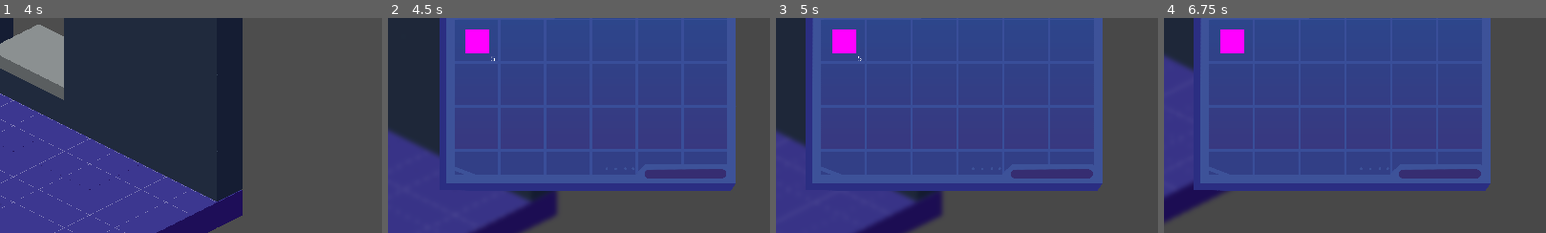
Above: before the commit, frames 1-4 (left to right).
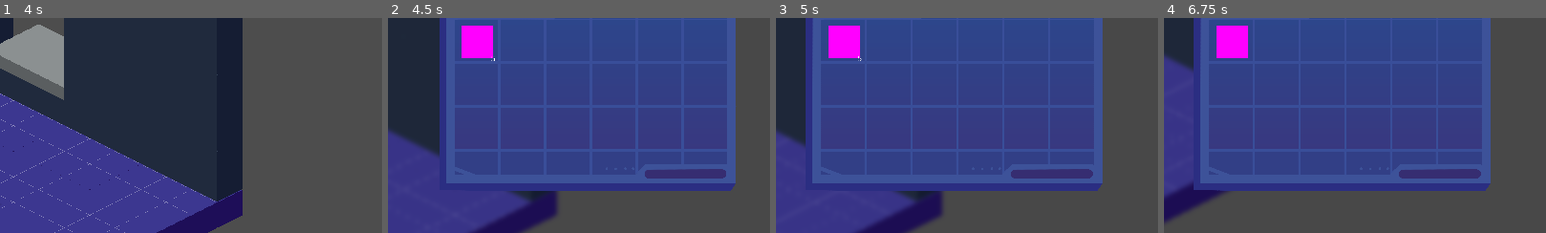
Above: after the commit, the same moments.

Repository: kaelynfmp/HearthLight
Game: Godot game, scene res://scenes/room.tscn
Two runs of this game, one before a commit and one after it. Both use one fixed random seed, a clock stepped at 60 frames per second and the inputs below.
Inputs (mouse positions are % of the whole screen's width and height, from its top left):
- Up to frame 1 (4 s): tap Enter (ui_accept) at 0.5, 1.25, 2, 3.5, 3.77 s; drag from (10, 2) to (60, 28) at 0.52 s; drag from (64, 34) to (45, 70) at 1.27 s; move the mouse to (60, 28) at 2.02 s; hold D (move_right) 2.03-2.75 s; hold Shift (modifier) 2.03-2.75 s; drag from (45, 70) to (20, 35) at 2.77 s; move the mouse to (80, 65) at 3.52 s; hold A (move_left) from 3.53 s (still down); hold Shift (modifier) from 3.53 s (still down)
- Up to frame 2 (4.5 s): tap E (inventory) at 4.15 s; release A (move_left) at 4.25 s; release Shift (modifier) at 4.25 s; drag from (20, 35) to (35, 25) at 4.27 s
- Up to frame 3 (5 s): no input
- Up to frame 4 (6.75 s): move the mouse to (59, 40) at 5.02 s; hold S (move_down) 5.03-5.75 s; hold Shift (modifier) 5.03-5.75 s; click (59, 40) at 5.17 s; drag from (65, 40) to (30, 55) at 5.77 s; tap Enter (ui_accept) at 6.5 s; drag from (71, 40) to (60, 28) at 6.52 s
The pictures show only the part of the screen within x 50-100%, y 34-84%; the shares and areas given below are measured in that part.

Frame 1 is identical in both runs. In frame 2, 0.6% of the frame differs, in the area x 19-28%, y 3-19%; in frame 3, 0.5%; in frame 4, 0.6%.

Commit message:
fix: slot sizes bugfix

Diff:
--- a/scenes/gadget_ui.tscn
+++ b/scenes/gadget_ui.tscn
@@ -70,10 +70,10 @@
 size_flags_horizontal = 3
 mouse_filter = 2
 
-[node name="CreatesContorl" type="Control" parent="Background/Contained" index="1"]
+[node name="CreatesControl" type="Control" parent="Background/Contained" index="1"]
 layout_mode = 2
 
-[node name="Creates" type="TextureRect" parent="Background/Contained/CreatesContorl" index="0"]
+[node name="Creates" type="TextureRect" parent="Background/Contained/CreatesControl" index="0"]
 texture_filter = 1
 layout_mode = 1
 anchors_preset = 8
@@ -91,7 +91,7 @@
 texture = ExtResource("2_1u2kl")
 stretch_mode = 3
 
-[node name="CreatesProgress" type="TextureRect" parent="Background/Contained/CreatesContorl" index="1"]
+[node name="CreatesProgress" type="TextureRect" parent="Background/Contained/CreatesControl" index="1"]
 visible = false
 texture_filter = 1
 material = SubResource("ShaderMaterial_fdo77")
--- a/scenes/gadgets/gadget.tscn
+++ b/scenes/gadgets/gadget.tscn
@@ -13,7 +13,8 @@
 polygon = PackedVector2Array(150.727, 16.1036, 50.9091, -54.8781, -130.727, 48.0454, -29.2727, 122.576)
 
 [node name="Sprite" type="Sprite2D" parent="."]
-offset = Vector2(0, -32)
+scale = Vector2(0.25, 0.25)
+offset = Vector2(0, -128)
 
 [node name="Timer" type="Timer" parent="."]
 process_callback = 0
--- a/scenes/inventory/output_slot.tscn
+++ b/scenes/inventory/output_slot.tscn
@@ -3,7 +3,7 @@
 [ext_resource type="PackedScene" uid="uid://c5605c3ehaw25" path="res://scenes/inventory/slot.tscn" id="1_s7flm"]
 [ext_resource type="Texture2D" uid="uid://mbmhxks1ea5v" path="res://resources/sprites/outputslot.png" id="2_wfht7"]
 
-[node name="Slot" instance=ExtResource("1_s7flm")]
+[node name="OutputSlot" instance=ExtResource("1_s7flm")]
 
 [node name="OutputBG" type="TextureRect" parent="." index="1"]
 texture_filter = 1
--- a/scenes/inventory/slot.tscn
+++ b/scenes/inventory/slot.tscn
@@ -1,8 +1,12 @@
-[gd_scene load_steps=3 format=3 uid="uid://c5605c3ehaw25"]
+[gd_scene load_steps=5 format=3 uid="uid://c5605c3ehaw25"]
 
 [ext_resource type="Script" path="res://scripts/gui/inventory/slot.gd" id="1_n8mqj"]
 
 [sub_resource type="StyleBoxEmpty" id="StyleBoxEmpty_do0su"]
+
+[sub_resource type="StyleBoxEmpty" id="StyleBoxEmpty_na6x3"]
+
+[sub_resource type="StyleBoxEmpty" id="StyleBoxEmpty_ayq3h"]
 
 [node name="Slot" type="PanelContainer"]
 theme_override_styles/panel = SubResource("StyleBoxEmpty_do0su")
@@ -14,12 +18,14 @@
 layout_mode = 2
 mouse_filter = 2
 
-[node name="ItemContainer" type="CenterContainer" parent="SlotPanel"]
+[node name="ItemContainer" type="PanelContainer" parent="SlotPanel"]
 custom_minimum_size = Vector2(200, 200)
 layout_mode = 1
-anchors_preset = 15
-anchor_right = 1.0
-anchor_bottom = 1.0
+anchors_preset = 8
+anchor_left = 0.5
+anchor_top = 0.5
+anchor_right = 0.5
+anchor_bottom = 0.5
 offset_left = -100.0
 offset_top = -100.0
 offset_right = 100.0
@@ -27,18 +33,25 @@
 grow_horizontal = 2
 grow_vertical = 2
 mouse_filter = 2
+theme_override_styles/panel = SubResource("StyleBoxEmpty_na6x3")
 
 [node name="ItemPanel" type="Panel" parent="SlotPanel/ItemContainer"]
 layout_mode = 2
 mouse_filter = 2
+theme_override_styles/panel = SubResource("StyleBoxEmpty_ayq3h")
 
-[node name="Item" type="Sprite2D" parent="SlotPanel/ItemContainer/ItemPanel"]
-z_index = 5
-z_as_relative = false
+[node name="Item" type="TextureRect" parent="SlotPanel/ItemContainer/ItemPanel"]
+layout_mode = 1
+anchors_preset = 15
+anchor_right = 1.0
+anchor_bottom = 1.0
+grow_horizontal = 2
+grow_vertical = 2
+expand_mode = 1
+stretch_mode = 5
 
 [node name="Stack" type="Label" parent="SlotPanel"]
 visible = false
-z_index = 3
 layout_mode = 1
 anchors_preset = 3
 anchor_left = 1.0
--- a/scenes/ui_base.tscn
+++ b/scenes/ui_base.tscn
@@ -10,6 +10,7 @@
 
 [node name="Background" type="NinePatchRect" parent="."]
 texture_filter = 1
+layout_mode = 0
 offset_right = 1837.0
 offset_bottom = 999.0
 texture = ExtResource("1_psqoa")
--- a/scripts/gui/inventory/slot.gd
+++ b/scripts/gui/inventory/slot.gd
@@ -10,7 +10,7 @@
 var just_half_stacked: bool = false
 
 func update():
-	var item_sprite:Sprite2D = find_child("Item", true)
+	var item_sprite:TextureRect = find_child("Item", true)
 	var stack_number:Label = find_child("Stack", true)
 	if slot != null:
 		if !slot.item:
--- a/scripts/gui/selected_gadget.gd
+++ b/scripts/gui/selected_gadget.gd
@@ -7,7 +7,7 @@
 		visible = true
 		texture = GameManager.gadget.find_child("Sprite").texture
 		set_position(GameManager.gadget.find_child("Sprite").get_global_transform_with_canvas().get_origin() - Vector2(43, 56)) # Find better way than hardcoding later
-		set_scale(GameManager.gadget.get_global_transform_with_canvas().get_scale())
+		set_scale(GameManager.gadget.get_global_transform_with_canvas().get_scale() * GameManager.gadget.find_child("Sprite").get_scale())
 	else:
 		texture = null
 		visible = false
Not shown, changed: addons/recipe_tree/recipe_node.gd
Not shown, changed: addons/recipe_tree/recipe_tree_properties.tres
Not shown: 1 places in resources/gadgets/hand_grinder.tres that only renumber resources
Not shown: 1 places in resources/gadgets/plant.tres that only renumber resources
Not shown: 1 places in resources/gadgets/sieve.tres that only renumber resources
Not shown: 1 places in resources/gadgets/wood_stove.tres that only renumber resources
Not shown: 1 places in resources/recipes/cotton_recipe.tres that only renumber resources
Not shown: 1 places in resources/recipes/dust_recipe.tres that only renumber resources
Not shown: 1 places in resources/recipes/ingot_recipe.tres that only renumber resources
Not shown: 1 places in resources/recipes/ore_recipe.tres that only renumber resources
